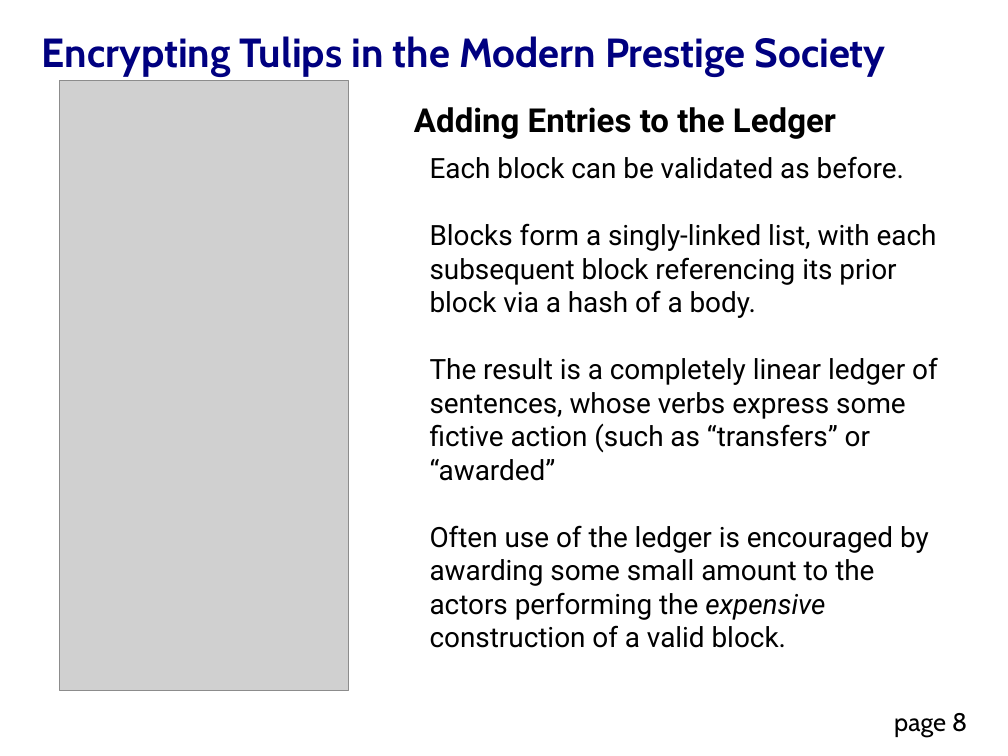
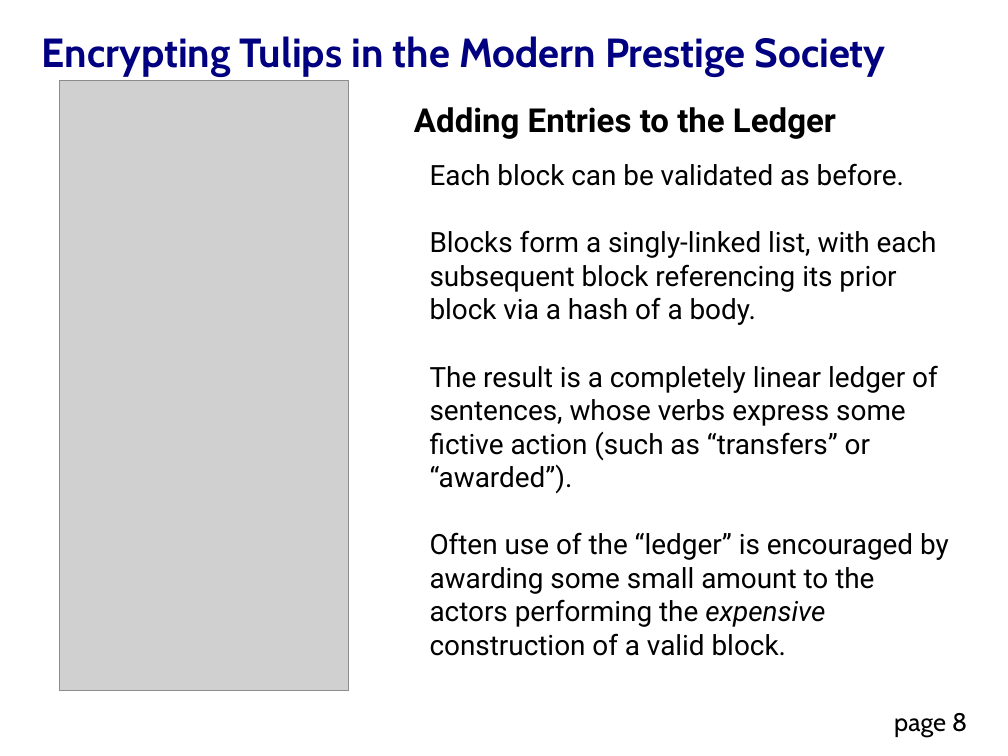
Before and after one commit to DavidMertz/Encrypting_Tulips, a slide deck: slide 8 of Encrypting_Tulips.odp. Drawn at 1008x756 pixels with LibreOffice and Linux fonts; fonts in the diff are those of the drawing; grey boxes stand for pictures. Boxes give left, top, right and bottom in pixels: in the first picture for what was removed or moved away, otherwise in the second. Text is boxed around its words. In the diff, an @@ line names an element or a change of style, - is before the commit and + after.

```diff
--- a/Encrypting_Tulips.odp
+++ b/Encrypting_Tulips.odp
@@ text "Each block can be validated ...": place and size @@
-text "Each block can be validated ..." at box(430, 156, 938, 648)
+text "Each block can be validated ..." at box(430, 163, 949, 656)
@@ text at box(430, 365, 949, 656): text changed @@
-The result is a completely linear ledger of sentences, whose verbs express some fictive action (such as “transfers” or “awarded”
-Often use of the ledger is encouraged by awarding some small amount to the actors performing the expensive construction of a valid block.
+The result is a completely linear ledger of sentences, whose verbs express some fictive action (such as “transfers” or “awarded”).
+Often use of the “ledger” is encouraged by awarding some small amount to the actors performing the expensive construction of a valid block.
```
Also in this commit, not shown: 2 other slides changed, 23 slides added, 11 other files.
